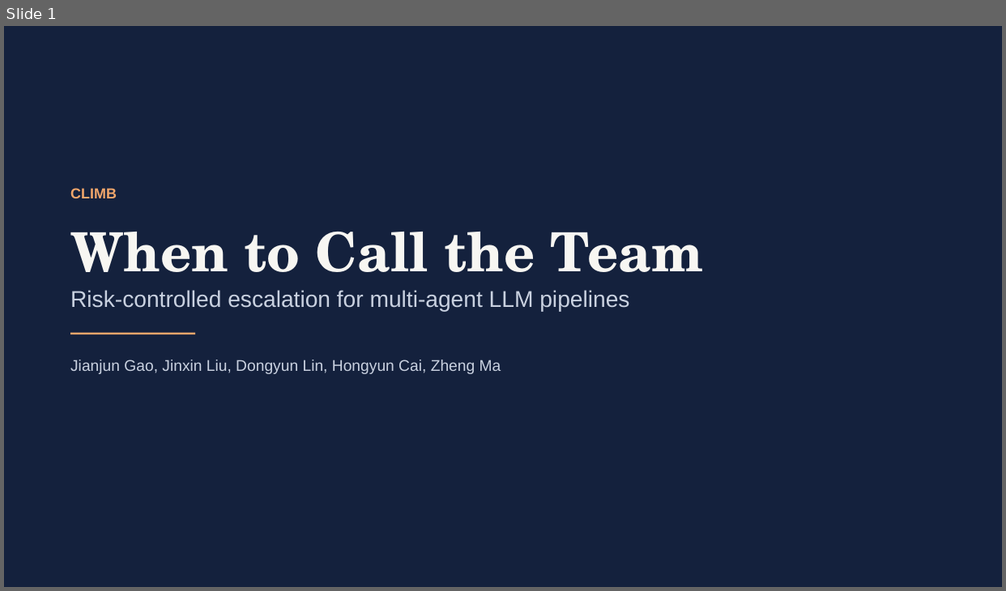
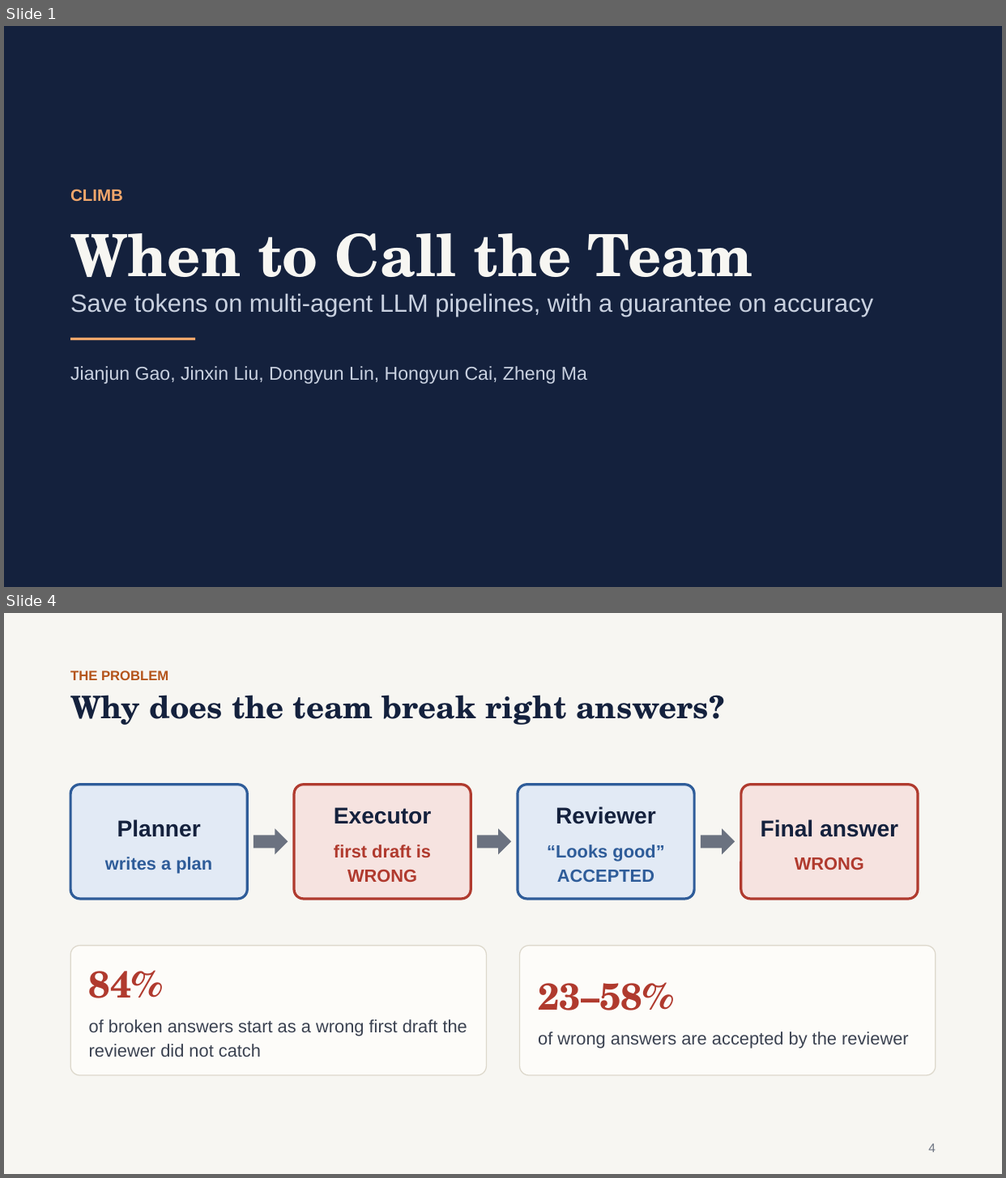
Before and after one commit to gaoj21/tokenbank, a slide deck: slides/CLIMB_talk.pptx. Shown one above the other, each under a label of ours: slide 1 before the commit, slides 1 and 4 after it; the slides between them are not shown. The pictures are 1006x591 and 1006x1178 pixels, drawn with LibreOffice and Linux fonts; fonts in the diff are those of the drawing. Boxes give left, top, right and bottom in pixels: in the first picture for what was removed or moved away, otherwise in the second. Text is boxed around its words. In the diff, an @@ line names an element or a change of style, - is before the commit and + after.

```diff
--- a/slides/CLIMB_talk.pptx
+++ b/slides/CLIMB_talk.pptx
@@ slide 4 added at (x1=4, y1=613, x2=1002, y2=1174), background #F7F6F2 @@
@@ text added at (x1=70, y1=671, x2=168, y2=680), 13 pt, text #B4541A, bold @@
+THE PROBLEM
@@ text added at (x1=70, y1=695, x2=724, y2=725), 30 pt, text #14213D, bold @@
+Why does the team break right answers?
@@ rounded rectangle added at (x1=70, y1=785, x2=247, y2=899), fill #E2EAF5, outline #2E5C99 2.5 pt, 17 pt, text #2E5C99, bold @@
+Planner
+writes a plan
@@ rounded rectangle added at (x1=295, y1=785, x2=471, y2=899), fill #F6E3E0, outline #B03A2E 2.5 pt, 17 pt, text #B03A2E, bold @@
+Executor
+first draft is WRONG
@@ rounded rectangle added at (x1=518, y1=785, x2=694, y2=899), fill #E2EAF5, outline #2E5C99 2.5 pt, 17 pt, text #2E5C99, bold @@
+Reviewer
+“Looks good” ACCEPTED
@@ rounded rectangle added at (x1=741, y1=785, x2=918, y2=899), fill #F6E3E0, outline #B03A2E 2.5 pt, 22 pt, text #14213D, bold @@
+Final answer
+WRONG
@@ right arrow added at (x1=253, y1=828, x2=288, y2=855), fill #6B7280 @@
@@ right arrow added at (x1=477, y1=828, x2=512, y2=855), fill #6B7280 @@
@@ right arrow added at (x1=701, y1=828, x2=735, y2=855), fill #6B7280 @@
@@ rounded rectangle added at (x1=70, y1=945, x2=487, y2=1076), fill #FDFCF9, outline #DDD8CC 1 pt, 17 pt, text #3A4150 @@
+84%
+of broken answers start as a wrong first draft the reviewer did not catch
@@ rounded rectangle added at (x1=520, y1=945, x2=936, y2=1076), fill #FDFCF9, outline #DDD8CC 1 pt, 17 pt, text #3A4150 @@
+23–58%
+of wrong answers are accepted by the reviewer
@@ text added at (x1=928, y1=1144, x2=936, y2=1152), 12 pt, text #6B7280 @@
+4
@@ slide 1 changed as well @@
@@ text "CLIMB" at (x1=70, y1=189, x2=123, y2=201): size 14 to 16 pt @@
@@ text "When to Call the Team" at (x1=70, y1=233, x2=753, y2=296): size 52 to 56 pt @@
@@ text at (x1=70, y1=293, x2=873, y2=317): text changed; size 22 to 24 pt @@
-Risk-controlled escalation for multi-agent LLM pipelines
+Save tokens on multi-agent LLM pipelines, with a guarantee on accuracy
@@ rectangle moved from (x1=70, y1=333, x2=196, y2=335) to (x1=70, y1=338, x2=196, y2=340) @@
@@ text "Jianjun Gao, Jinxin Liu, Dongyun ..." at (x1=70, y1=366, x2=587, y2=384): size 15 to 18 pt @@
```
Also in this commit, not shown: 16 other slides added, 18 slides removed, 14 other files.
